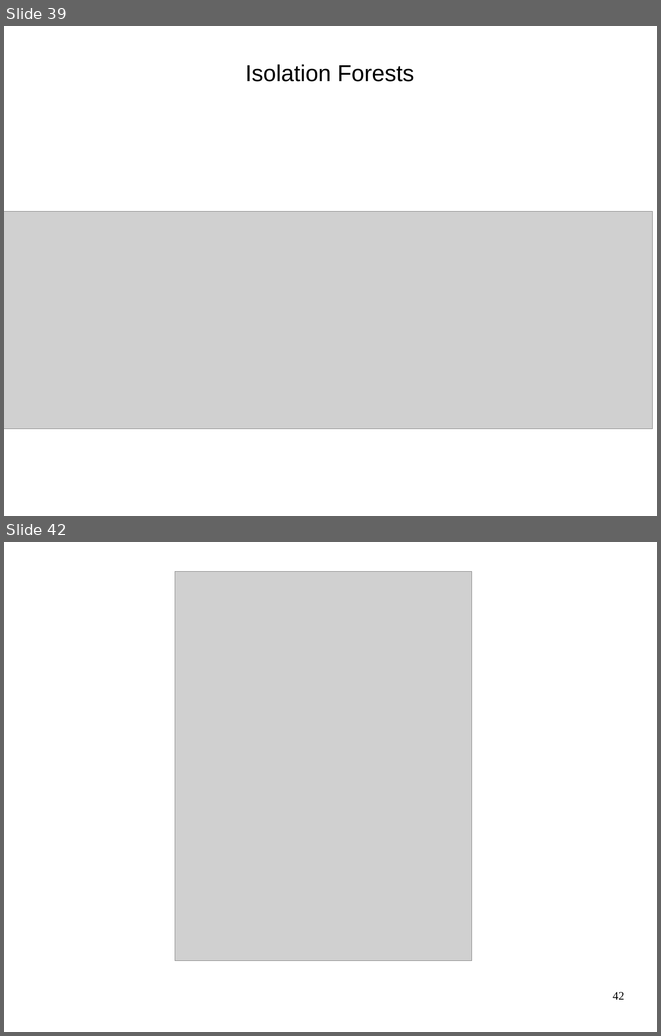
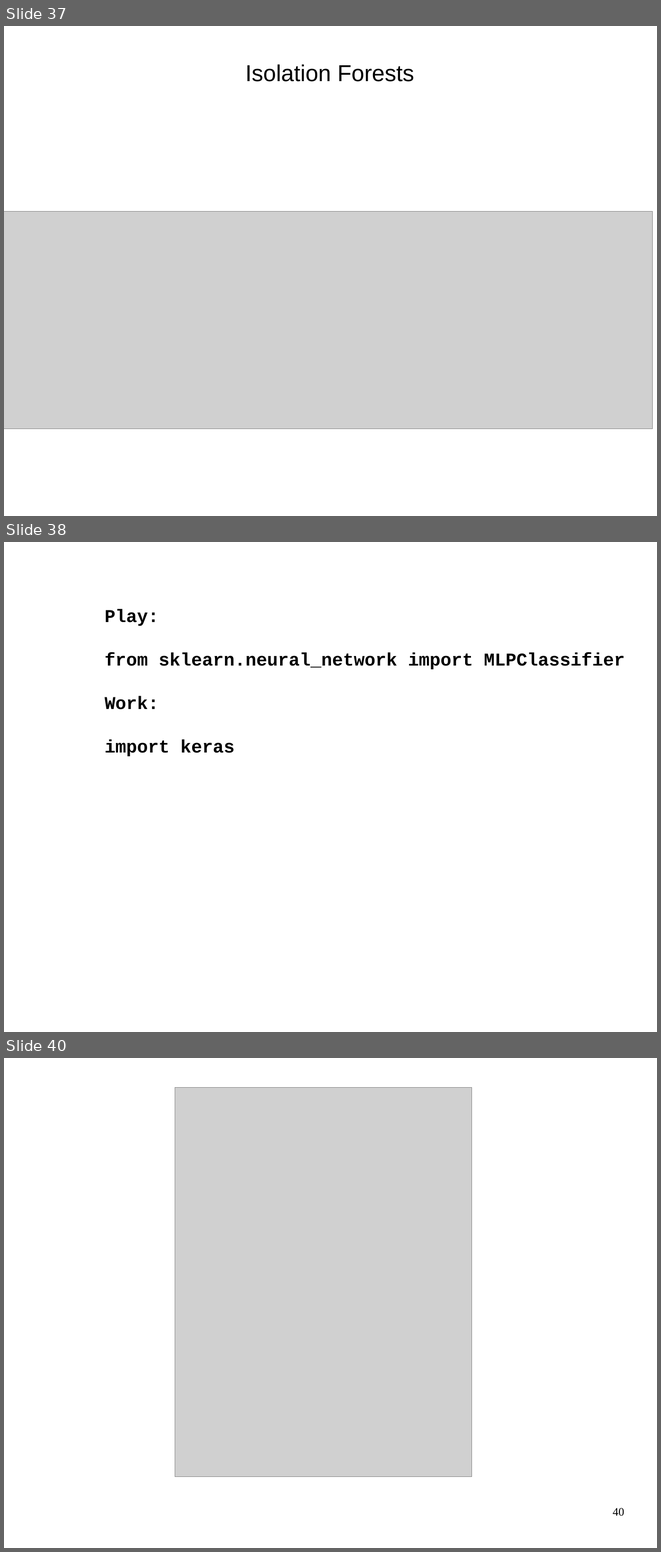
Before and after one commit to amueller/talks_odt, a slide deck: pycon_india_keynote.odp. Shown one above the other, each under a label of ours: slides 39 and 42 before the commit, slides 37, 38 and 40 after it; the slides between them are not shown. The pictures are 661x1036 and 661x1552 pixels, drawn with LibreOffice and Linux fonts; fonts in the diff are those of the drawing; grey boxes stand for pictures. Boxes give left, top, right and bottom in pixels: in the first picture for what was removed or moved away, otherwise in the second. Text is boxed around its words. In the diff, an @@ line names an element or a change of style, - is before the commit and + after.

```diff
--- a/pycon_india_keynote.odp
+++ b/pycon_india_keynote.odp
@@ slide 38 added at bbox=[4, 542, 657, 1032], background #FFFFFF @@
@@ text added at bbox=[105, 609, 625, 756], 22 pt, text #000000, bold @@
+Play:
+from sklearn.neural_network import MLPClassifier
+Work:
+import keras
@@ what was slide 39 is now slide 37 @@
@@ what was slide 42 is now slide 40 @@
@@ page number at bbox=[612, 1507, 624, 1516]: text changed @@
-42
+40
```
Also in this commit, not shown: 1 slide changed, 7 other slides added, 10 slides removed.
